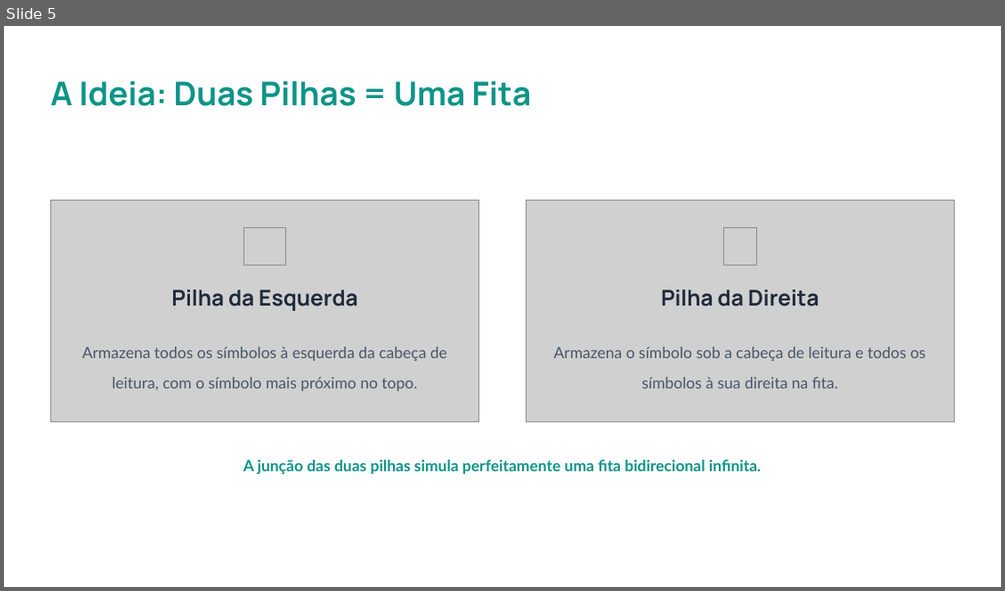
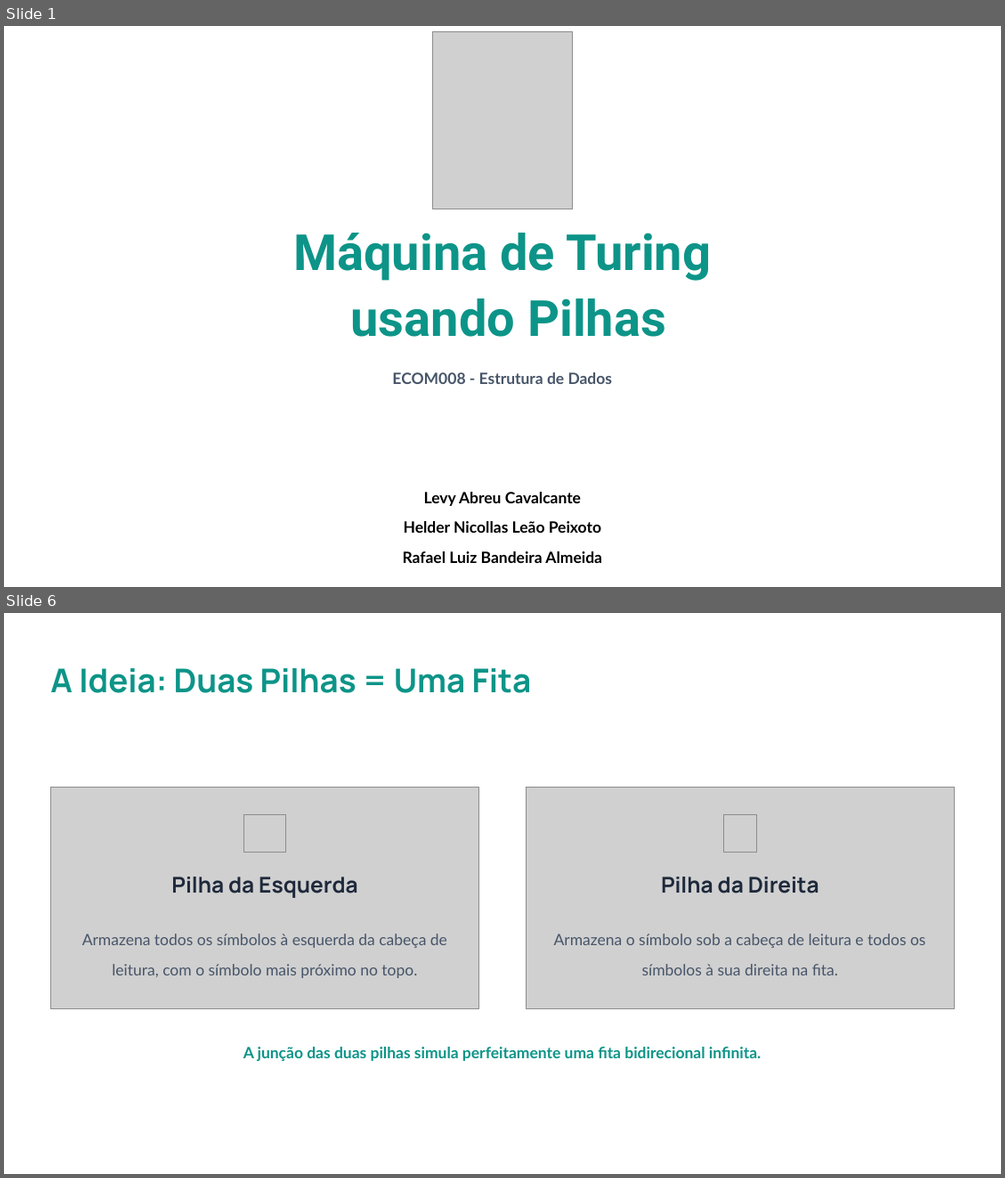
Before and after one commit to levythree/data-structures-project, a slide deck: Seminario/Máquinas de Turing com Pilhas.pptx. Shown one above the other, each under a label of ours: slide 5 before the commit, slides 1 and 6 after it; the slides between them are not shown. The pictures are 1005x591 and 1005x1178 pixels, drawn with LibreOffice and Linux fonts; fonts in the diff are those of the drawing; grey boxes stand for pictures; background and template pictures are left out. Boxes give left, top, right and bottom in pixels: in the first picture for what was removed or moved away, otherwise in the second. Text is boxed around its words. In the diff, an @@ line names an element or a change of style, - is before the commit and + after.

```diff
--- a/Seminario/Máquinas de Turing com Pilhas.pptx
+++ b/Seminario/Máquinas de Turing com Pilhas.pptx
@@ slide 1 added at <box>4,26,1001,587</box>, background picture (left out) @@
@@ picture added at <box>433,31,573,209</box> @@
@@ text added at <box>293,232,711,337</box>, 48 pt, text #0D9488, bold @@
+Máquina de Turing
+usando Pilhas
@@ text added at <box>392,372,613,384</box>, 15 pt, text #475569, bold @@
+ECOM008 - Estrutura de Dados
@@ text added at <box>403,491,602,563</box>, 15 pt, text #000000, bold @@
+Levy Abreu Cavalcante
+Helder Nicollas Leão Peixoto
+Rafael Luiz Bandeira Almeida
@@ what was slide 5 is now slide 6 @@
```
Also in this commit, not shown: 3 slides changed, 2 other slides added, 2 slides removed, 9 other files.
